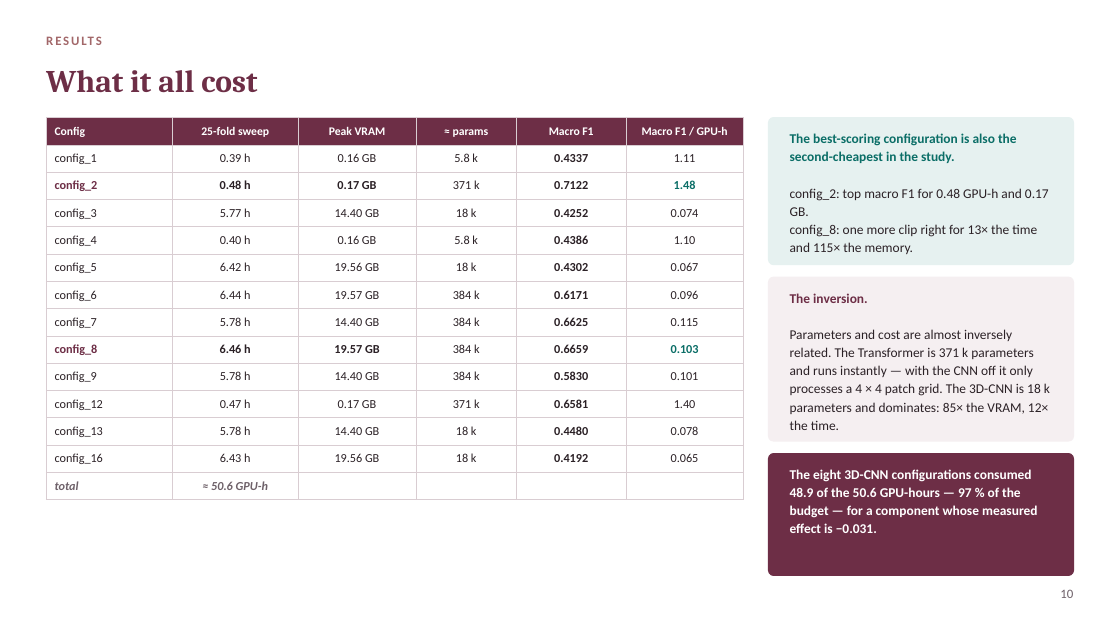
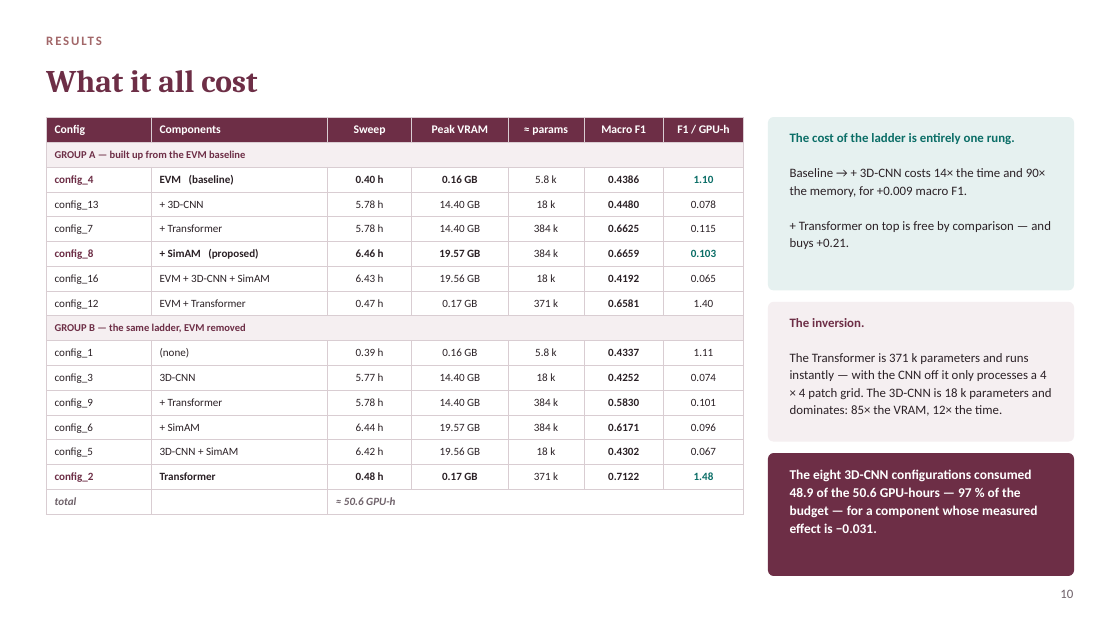
Before and after one commit to addhyan2000/FinalMERThesis, a slide deck: slide 11 of MER_Thesis_Final_Presentation.pptx. Drawn at 1120x630 pixels with LibreOffice and Linux fonts; fonts in the diff are those of the drawing. Boxes give left, top, right and bottom in pixels: in the first picture for what was removed or moved away, otherwise in the second. Text is boxed around its words. In the diff, an @@ line names an element or a change of style, - is before the commit and + after.

```diff
--- a/MER_Thesis_Final_Presentation.pptx
+++ b/MER_Thesis_Final_Presentation.pptx
@@ table at (x1=46, y1=118, x2=744, y2=509) @@
-Config | 25-fold sweep | Peak VRAM | ≈ params | Macro F1 | Macro F1 / GPU-h
-config_1 | 0.39 h | 0.16 GB | 5.8 k | 0.4337 | 1.11
-config_2 | 0.48 h | 0.17 GB | 371 k | 0.7122 | 1.48
-config_3 | 5.77 h | 14.40 GB | 18 k | 0.4252 | 0.074
-config_4 | 0.40 h | 0.16 GB | 5.8 k | 0.4386 | 1.10
-config_5 | 6.42 h | 19.56 GB | 18 k | 0.4302 | 0.067
-config_6 | 6.44 h | 19.57 GB | 384 k | 0.6171 | 0.096
-config_7 | 5.78 h | 14.40 GB | 384 k | 0.6625 | 0.115
-config_8 | 6.46 h | 19.57 GB | 384 k | 0.6659 | 0.103
-config_9 | 5.78 h | 14.40 GB | 384 k | 0.5830 | 0.101
-config_12 | 0.47 h | 0.17 GB | 371 k | 0.6581 | 1.40
-config_13 | 5.78 h | 14.40 GB | 18 k | 0.4480 | 0.078
-config_16 | 6.43 h | 19.56 GB | 18 k | 0.4192 | 0.065
-total | ≈ 50.6 GPU-h |  |  |  | 
+Config | Components | Sweep | Peak VRAM | ≈ params | Macro F1 | F1 / GPU-h
+GROUP A — built up from the EVM baseline |  |  |  |  |  | 
+config_4 | EVM (baseline) | 0.40 h | 0.16 GB | 5.8 k | 0.4386 | 1.10
+config_13 | + 3D-CNN | 5.78 h | 14.40 GB | 18 k | 0.4480 | 0.078
+config_7 | + Transformer | 5.78 h | 14.40 GB | 384 k | 0.6625 | 0.115
+config_8 | + SimAM (proposed) | 6.46 h | 19.57 GB | 384 k | 0.6659 | 0.103
+config_16 | EVM + 3D-CNN + SimAM | 6.43 h | 19.56 GB | 18 k | 0.4192 | 0.065
+config_12 | EVM + Transformer | 0.47 h | 0.17 GB | 371 k | 0.6581 | 1.40
+GROUP B — the same ladder, EVM removed |  |  |  |  |  | 
+config_1 | (none) | 0.39 h | 0.16 GB | 5.8 k | 0.4337 | 1.11
+config_3 | 3D-CNN | 5.77 h | 14.40 GB | 18 k | 0.4252 | 0.074
+config_9 | + Transformer | 5.78 h | 14.40 GB | 384 k | 0.5830 | 0.101
+config_6 | + SimAM | 6.44 h | 19.57 GB | 384 k | 0.6171 | 0.096
+config_5 | 3D-CNN + SimAM | 6.42 h | 19.56 GB | 18 k | 0.4302 | 0.067
+config_2 | Transformer | 0.48 h | 0.17 GB | 371 k | 0.7122 | 1.48
+total |  | ≈ 50.6 GPU-h |  |  |  | 
@@ rounded rectangle resized from (x1=769, y1=118, x2=1074, y2=265) to (x1=769, y1=118, x2=1074, y2=290) @@
@@ rounded rectangle at (x1=769, y1=118, x2=1074, y2=290): proportions changed @@
@@ text at (x1=790, y1=133, x2=1045, y2=197): text changed; size 11.5 to 11 pt @@
-The best-scoring configuration is also the second-cheapest in the study.
-config_2: top macro F1 for 0.48 GPU-h and 0.17 GB.
-config_8: one more clip right for 13× the time and 115× the memory.
+The cost of the ladder is entirely one rung.
+Baseline → + 3D-CNN costs 14× the time and 90× the memory, for +0.009 macro F1.
++ Transformer on top is free by comparison — and buys +0.21.
@@ rounded rectangle at (x1=769, y1=302, x2=1074, y2=441): proportions changed @@
@@ rounded rectangle resized from (x1=769, y1=277, x2=1074, y2=441) to (x1=769, y1=302, x2=1074, y2=441) @@
@@ text at (x1=790, y1=318, x2=864, y2=327): size 11.5 to 11 pt in "The inversion."; line spacing 15.5pt to 15pt @@
@@ text "The inversion." moved from (x1=790, y1=293, x2=1050, y2=430) to (x1=790, y1=318, x2=1052, y2=416) @@
@@ text at (x1=790, y1=353, x2=1052, y2=416): text changed; size 11.5 to 11 pt @@
-Parameters and cost are almost inversely related. The Transformer is 371 k parameters and runs instantly — with the CNN off it only processes a 4 × 4 patch grid. The 3D-CNN is 18 k parameters and dominates: 85× the VRAM, 12× the time.
+The Transformer is 371 k parameters and runs instantly — with the CNN off it only processes a 4 × 4 patch grid. The 3D-CNN is 18 k parameters and dominates: 85× the VRAM, 12× the time.
```
Also in this commit, not shown: 4 other slides changed, 5 other files.
